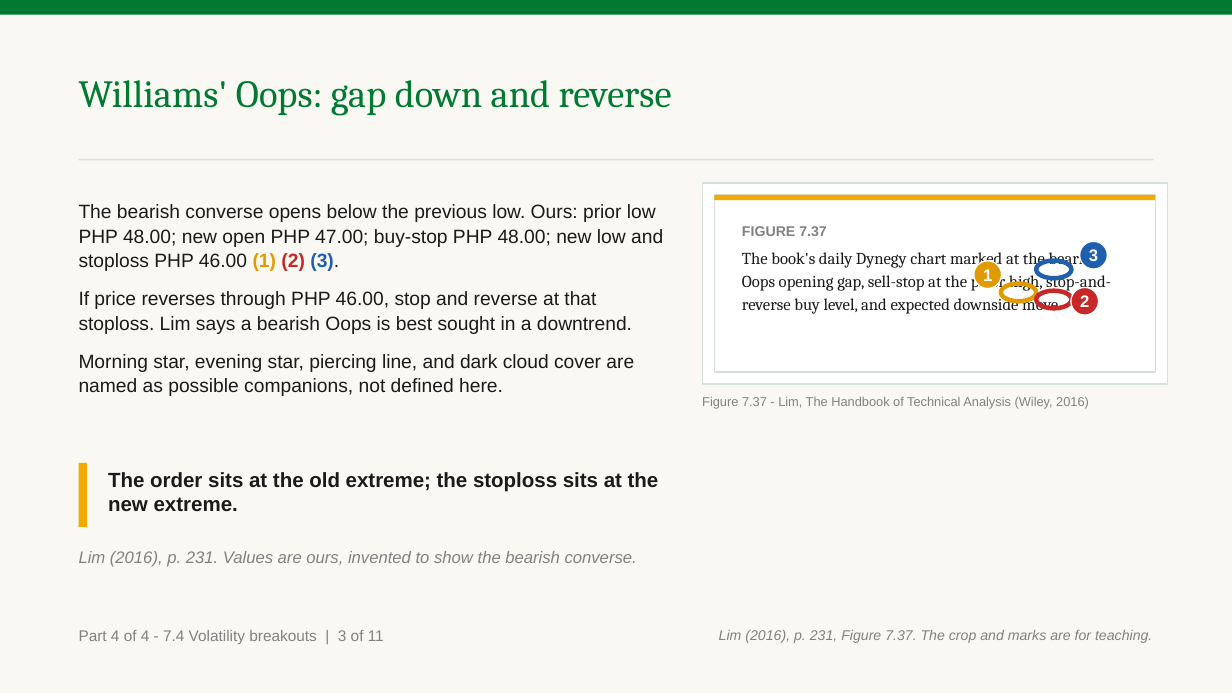
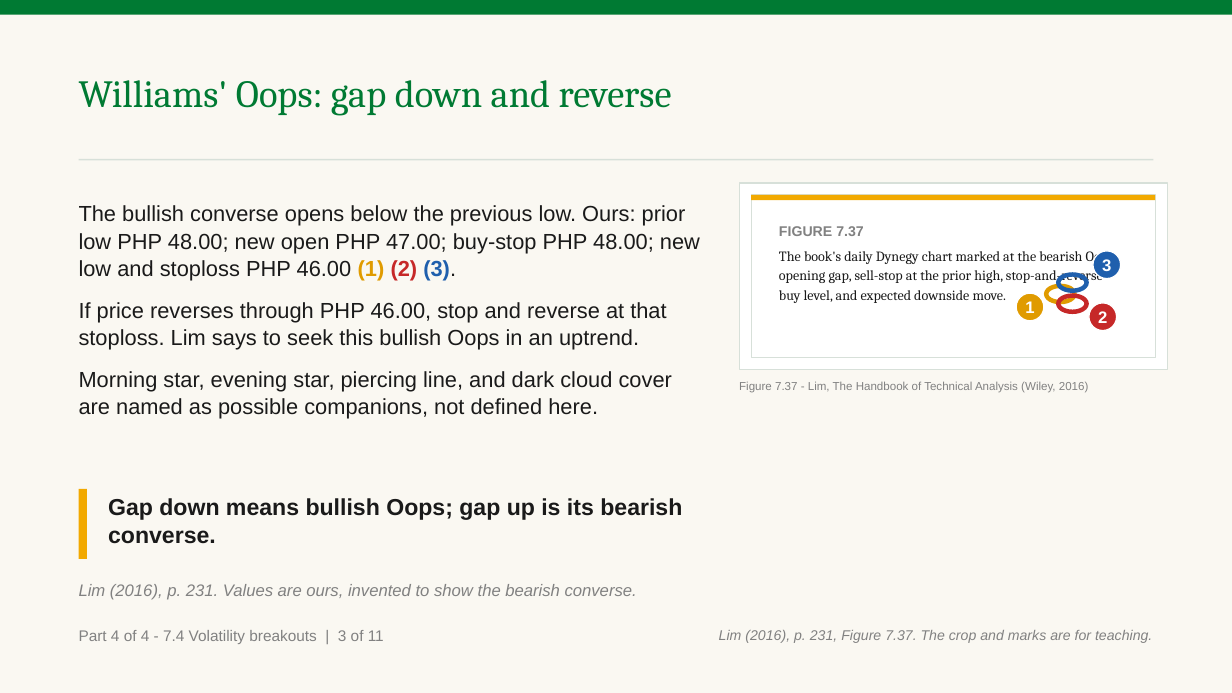
Before and after one commit to benjiesotelo-sudo/Telos_FIN1209, a slide deck: slide 18 of chapter-07/FIN1209-Chapter-07.pptx. Drawn at 1232x693 pixels with LibreOffice and Linux fonts; fonts in the diff are those of the drawing. Boxes give left, top, right and bottom in pixels: in the first picture for what was removed or moved away, otherwise in the second. Text is boxed around its words. In the diff, an @@ line names an element or a change of style, - is before the commit and + after.

```diff
--- a/chapter-07/FIN1209-Chapter-07.pptx
+++ b/chapter-07/FIN1209-Chapter-07.pptx
@@ text at [79,205,700,350]: text changed; size 15 to 17 pt @@
-The bearish converse opens below the previous low. Ours: prior low PHP 48.00; new open PHP 47.00; buy-stop PHP 48.00; new low and stoploss PHP 46.00 (1) (2) (3).
-If price reverses through PHP 46.00, stop and reverse at that stoploss. Lim says a bearish Oops is best sought in a downtrend.
+The bullish converse opens below the previous low. Ours: prior low PHP 48.00; new open PHP 47.00; buy-stop PHP 48.00; new low and stoploss PHP 46.00 (1) (2) (3).
+If price reverses through PHP 46.00, stop and reverse at that stoploss. Lim says to seek this bullish Oops in an uptrend.
@@ rectangle: place and size @@
-rectangle at [702,183,1167,384]
+rectangle at [739,183,1167,370]
@@ rectangle: place and size @@
-rectangle at [714,195,1155,201]
+rectangle at [751,195,1155,201]
@@ rectangle: place and size @@
-rectangle at [714,195,1155,372]
+rectangle at [751,195,1155,358]
@@ text "FIGURE 7.37": place and size @@
-text "FIGURE 7.37" at [742,226,1111,314]
+text "FIGURE 7.37" at [779,226,1114,303]
@@ text at [779,248,1114,303]: size 13 to 11 pt @@
@@ ellipse "3": place and size @@
-ellipse "3" at [1080,241,1107,269]
+ellipse "3" at [1093,251,1121,279]
@@ ellipse "1": place and size @@
-ellipse "1" at [974,261,1002,288]
+ellipse "1" at [1017,293,1044,321]
@@ ellipse: place and size @@
-ellipse at [1001,284,1036,301]
+ellipse at [1046,286,1075,302]
@@ ellipse: place and size @@
-ellipse at [1036,291,1071,309]
+ellipse at [1058,296,1087,312]
@@ ellipse: place and size @@
-ellipse at [1036,261,1071,278]
+ellipse at [1058,274,1087,291]
@@ ellipse "2": place and size @@
-ellipse "2" at [1071,287,1099,315]
+ellipse "2" at [1089,303,1116,331]
@@ text at [79,371,672,419]: size 15 to 17 pt in "Morning star, evening star, piercing line, and ..." @@
@@ text "Figure 7.37 - Lim, The ...": place and size @@
-text "Figure 7.37 - Lim, The ..." at [702,397,1089,409]
+text "Figure 7.37 - Lim, The ..." at [739,381,1089,393]
@@ text "Figure 7.37 - Lim, The ..." at [739,381,1089,393]: size 10 to 9 pt @@
@@ rectangle: place and size @@
-rectangle at [79,463,87,527]
+rectangle at [79,489,87,559]
@@ text at [108,498,682,544]: text changed; size 16 to 18 pt @@
-The order sits at the old extreme; the stoploss sits at the new extreme.
+Gap down means bullish Oops; gap up is its bearish converse.
@@ text "Lim (2016), p. 231. Values ...": place and size @@
-text "Lim (2016), p. 231. Values ..." at [79,551,637,567]
+text "Lim (2016), p. 231. Values ..." at [79,584,637,600]
```
Also in this commit, not shown: 16 other slides changed, 1 slide added, 1 slide removed, 2 other files.
